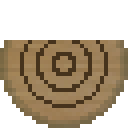
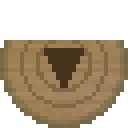
Two versions of the same layered image (128 x 128). Layer-by-layer changes:
added layer "Layer 3" above "Layer 2" over (44, 48, 84, 88)
painted on "Layer 2" over (20, 40, 108, 108)
